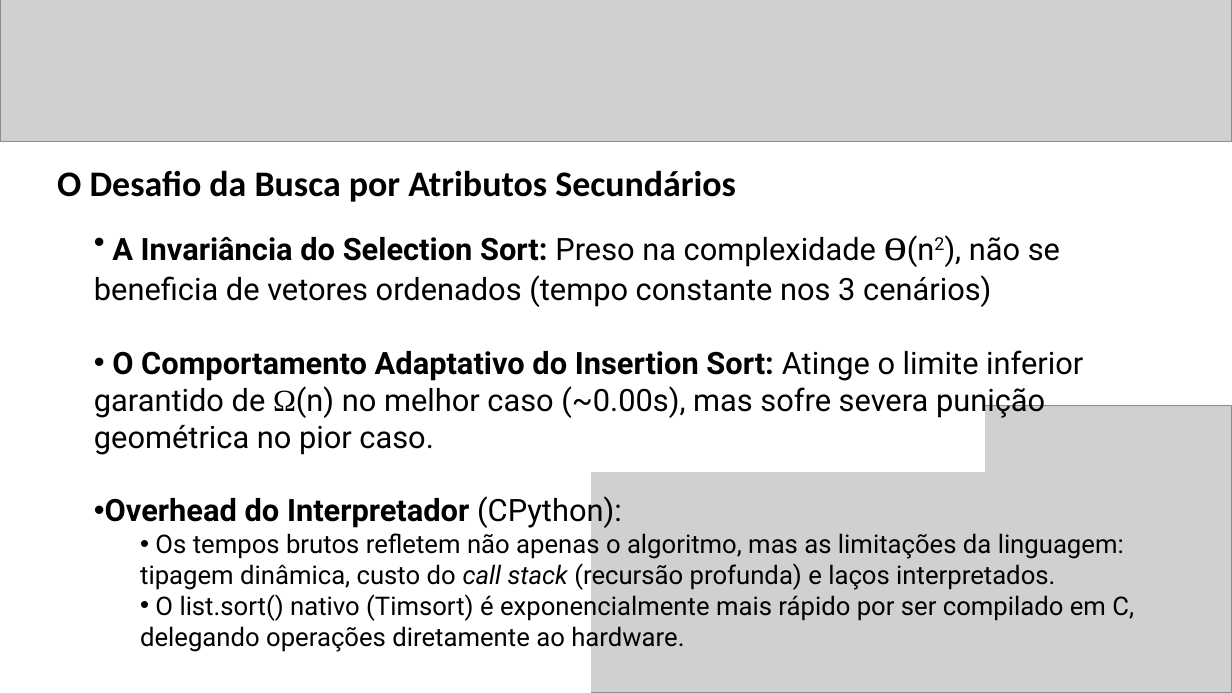
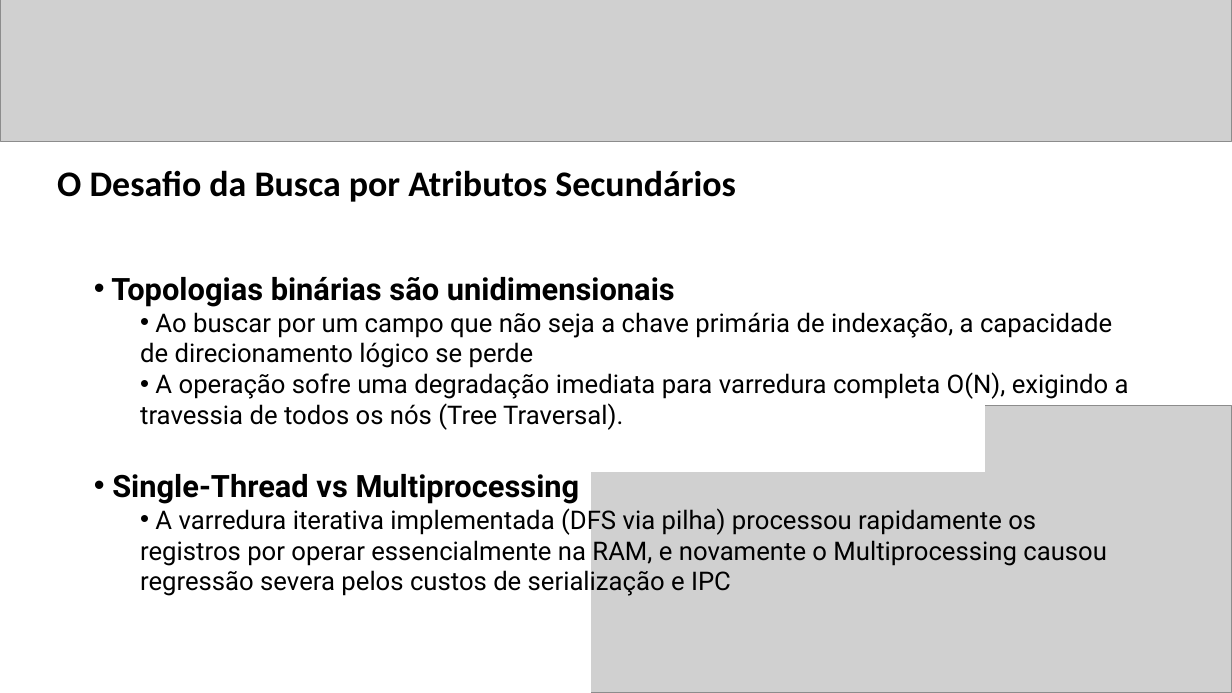
Before and after one commit to candidomor/Mestrado-Algoritimos-Projeto2, a slide deck: slide 14 of Apresentação - Projeto 02.pptx (slide 13 before the commit). Drawn at 1232x693 pixels with LibreOffice and Linux fonts; fonts in the diff are those of the drawing; grey boxes stand for pictures. Boxes give left, top, right and bottom in pixels: in the first picture for what was removed or moved away, otherwise in the second. Text is boxed around its words. In the diff, an @@ line names an element or a change of style, - is before the commit and + after.

Commit message:
docs: adiciona gráficos unificados e scripts geradores para ST e MP no benchmark V5

```diff
--- a/Apresentação - Projeto 02.pptx
+++ b/Apresentação - Projeto 02.pptx
@@ text at (111,277,1129,597): text changed; size 24 to 20 pt @@
-• A Invariância do Selection Sort: Preso na complexidade ɵ(n2), não se beneficia de vetores ordenados (tempo constante nos 3 cenários)
-• O Comportamento Adaptativo do Insertion Sort: Atinge o limite inferior garantido de Ω(n) no melhor caso (~0.00s), mas sofre severa punição geométrica no pior caso.
-• Overhead do Interpretador (CPython):
-  • Os tempos brutos refletem não apenas o algoritmo, mas as limitações da linguagem: tipagem dinâmica, custo do call stack (recursão profunda) e laços interpretados.
-  • O list.sort() nativo (Timsort) é exponencialmente mais rápido por ser compilado em C, delegando operações diretamente ao hardware.
+• Topologias binárias são unidimensionais
+  • Ao buscar por um campo que não seja a chave primária de indexação, a capacidade de direcionamento lógico se perde
+  • A operação sofre uma degradação imediata para varredura completa O(N), exigindo a travessia de todos os nós (Tree Traversal).
+• Single-Thread vs Multiprocessing
+  • A varredura iterativa implementada (DFS via pilha) processou rapidamente os registros por operar essencialmente na RAM, e novamente o Multiprocessing causou regressão severa pelos custos de serialização e IPC
```
Also in this commit, not shown: 3 other slides changed, 1 slide added, 5 other files.
